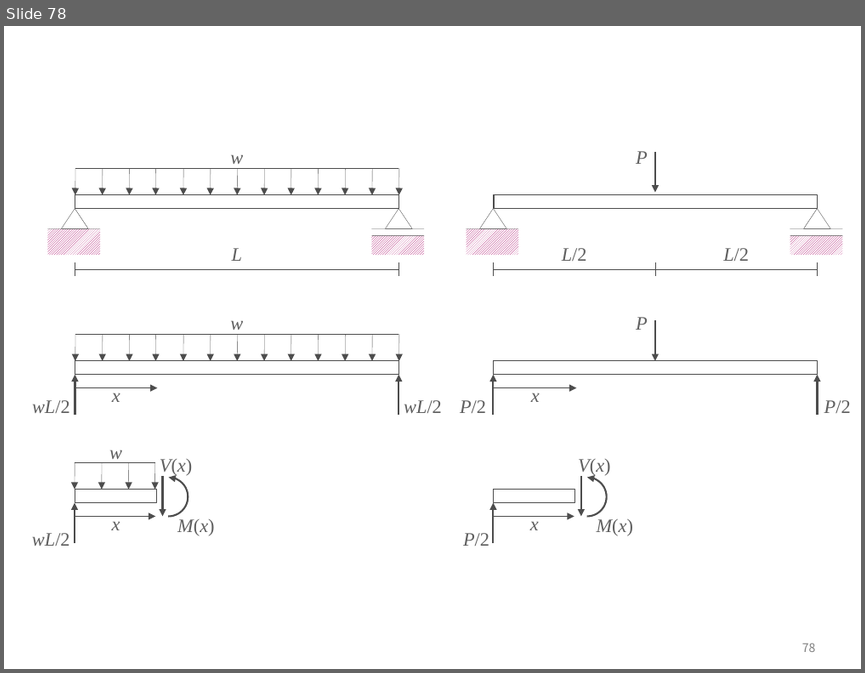
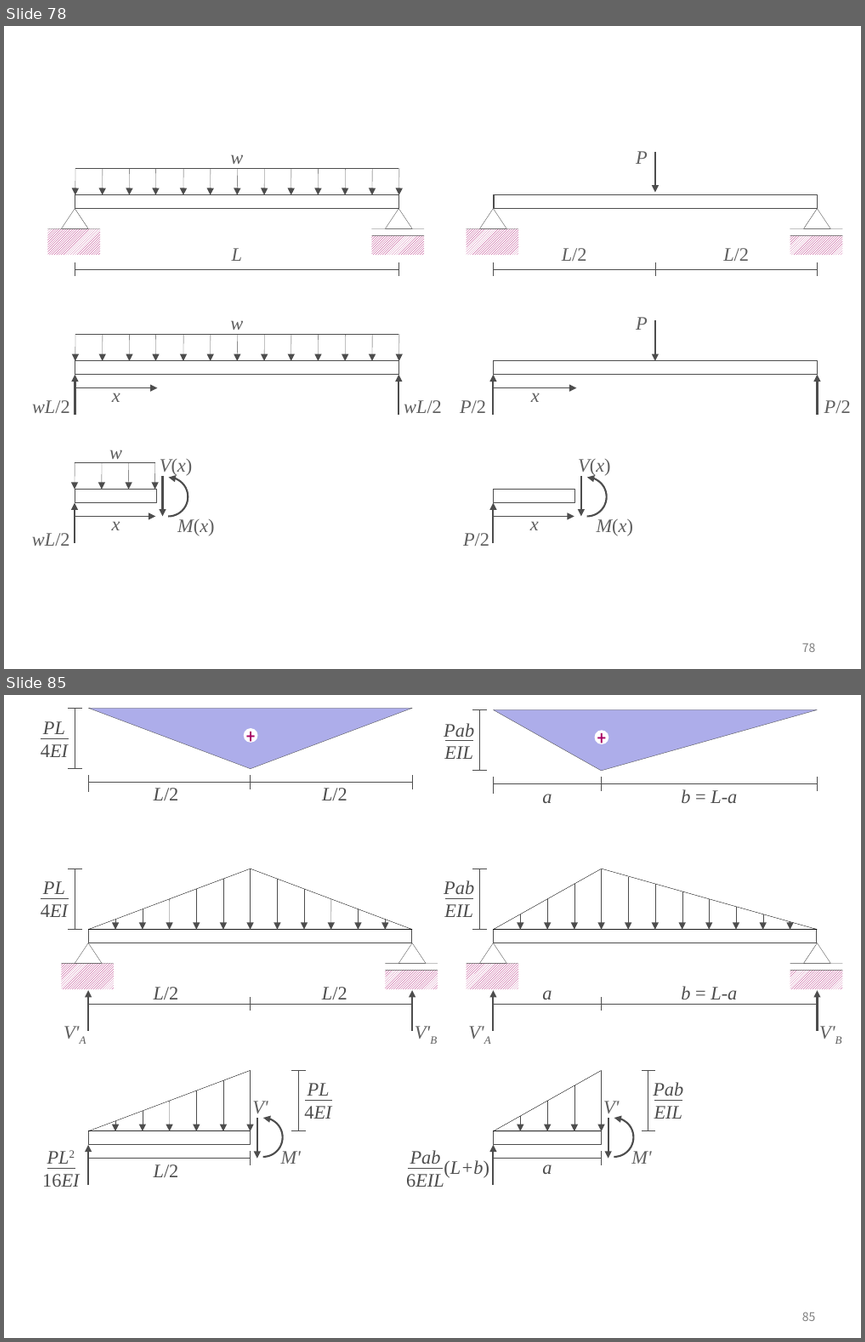
Before and after one commit to ironbell87/structural_mechanics_II, a slide deck: figures.pptx. Shown one above the other, each under a label of ours: slide 78 before the commit, slides 78 and 85 after it; the slides between them are not shown. The pictures are 865x673 and 865x1342 pixels, drawn with LibreOffice and Linux fonts; fonts in the diff are those of the drawing. Boxes give left, top, right and bottom in pixels: in the first picture for what was removed or moved away, otherwise in the second. Text is boxed around its words. In the diff, an @@ line names an element or a change of style, - is before the commit and + after.

```diff
--- a/figures.pptx
+++ b/figures.pptx
@@ slide 85 added at (4,695,861,1338), background #FFFFFF; not listed: 1 template element that a slide beside it also shows @@
@@ group added at (41,708,412,800): 8 lines, 3 texts, 1 triangle, 1 ellipse @@
+L/2
+PL
+4EI
+L/2
++
@@ group added at (443,709,817,803): 8 lines, 3 texts, 1 triangle, 1 ellipse @@
+b = L-a
+Pab
+EIL
+a
++
@@ group added at (41,869,438,1043): 13 arrows, 11 lines, 5 texts, 3 rectangles, 3 triangles @@
+L/2
+L/2
+PL
+4EI
+V'A
+V'B
@@ group added at (443,869,842,1043): 13 arrows, 11 lines, 5 texts, 3 rectangles, 3 triangles @@
+b = L-a
+a
+Pab
+EIL
+V'A
+V'B
@@ group added at (42,1071,332,1186): 8 arrows, 7 lines, 5 texts, 1 rectangle, 1 arc (boxed as its full ellipse), 1 triangle @@
+L/2
+PL
+4EI
+PL2
+16EI
+M'
+V'
@@ group added at (406,1071,683,1186): 7 lines, 6 texts, 6 arrows, 1 rectangle, 1 arc (boxed as its full ellipse), 1 triangle @@
+a
+Pab
+EIL
+Pab
+6EIL
+(L+b)
+M'
+V'
```
Also in this commit, not shown: 4 slides changed, 2 other slides added, 32 other files.
